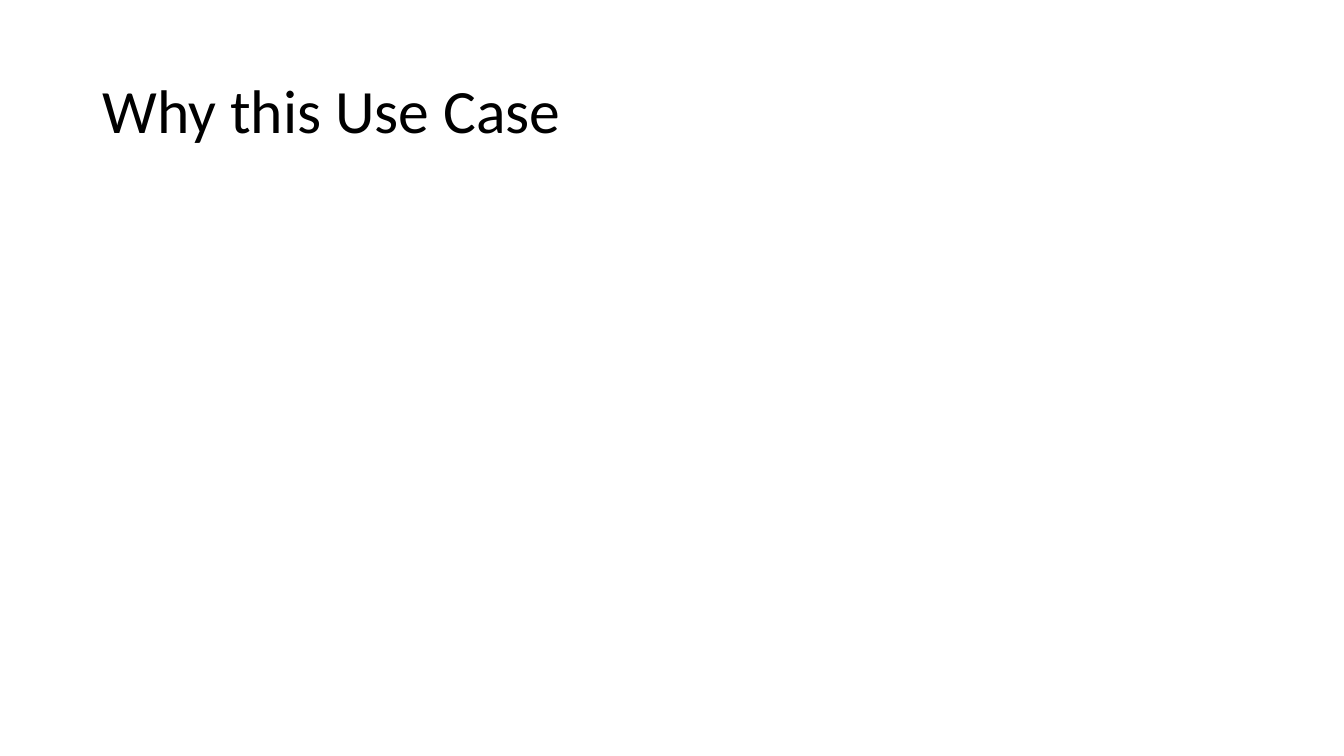
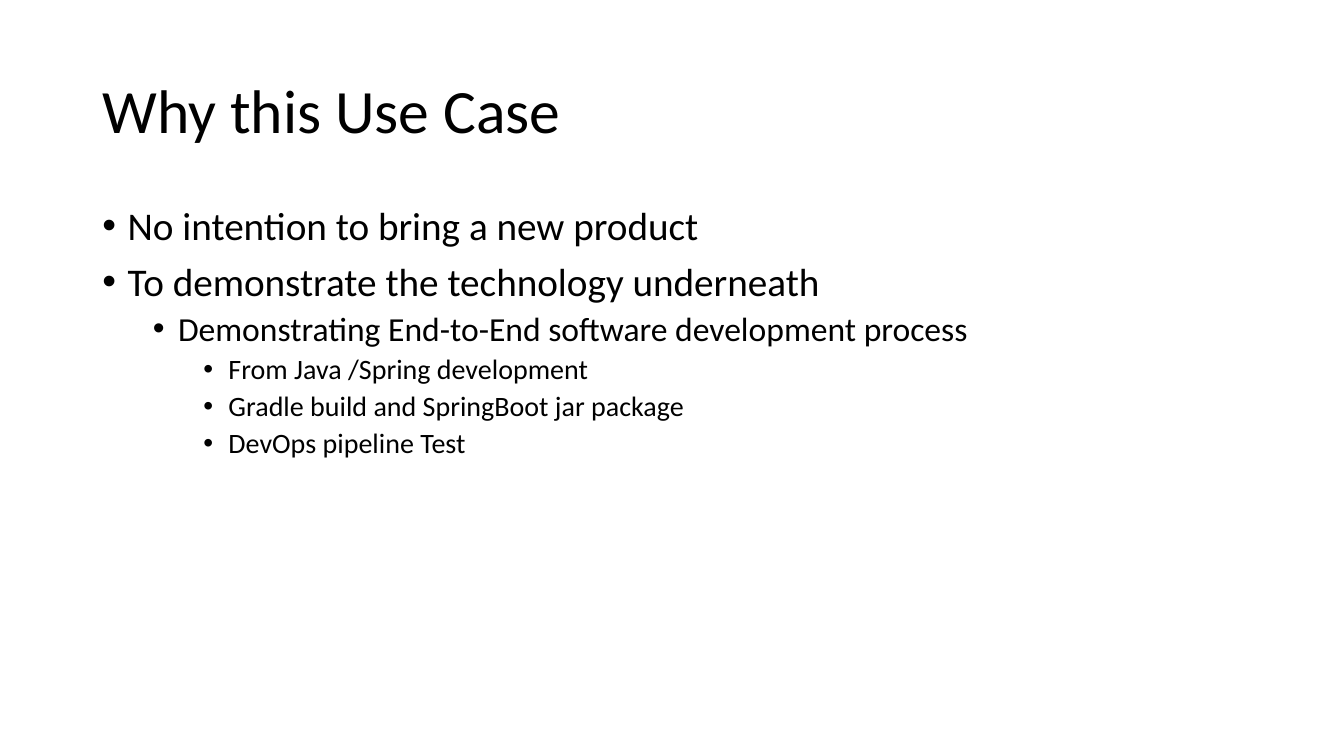
Before and after one commit to agilesolutions/agilesolutions.github.io, a slide deck: slide 6 of ppt/ai-trader.pptx. Drawn at 1344x756 pixels with LibreOffice and Linux fonts; fonts in the diff are those of the drawing. Boxes give left, top, right and bottom in pixels: in the first picture for what was removed or moved away, otherwise in the second. Text is boxed around its words. In the diff, an @@ line names an element or a change of style, - is before the commit and + after.

```diff
--- a/ppt/ai-trader.pptx
+++ b/ppt/ai-trader.pptx
@@ text added at (x1=128, y1=212, x2=968, y2=458), 20 pt, text #000000 @@
+• No intention to bring a new product
+• To demonstrate the technology underneath
+  • Demonstrating End-to-End software development process
+    • From Java /Spring development
+    • Gradle build and SpringBoot jar package
+    • DevOps pipeline Test
```
Also in this commit, not shown: 3 other slides changed, 2 slides added, 2 slides removed.
